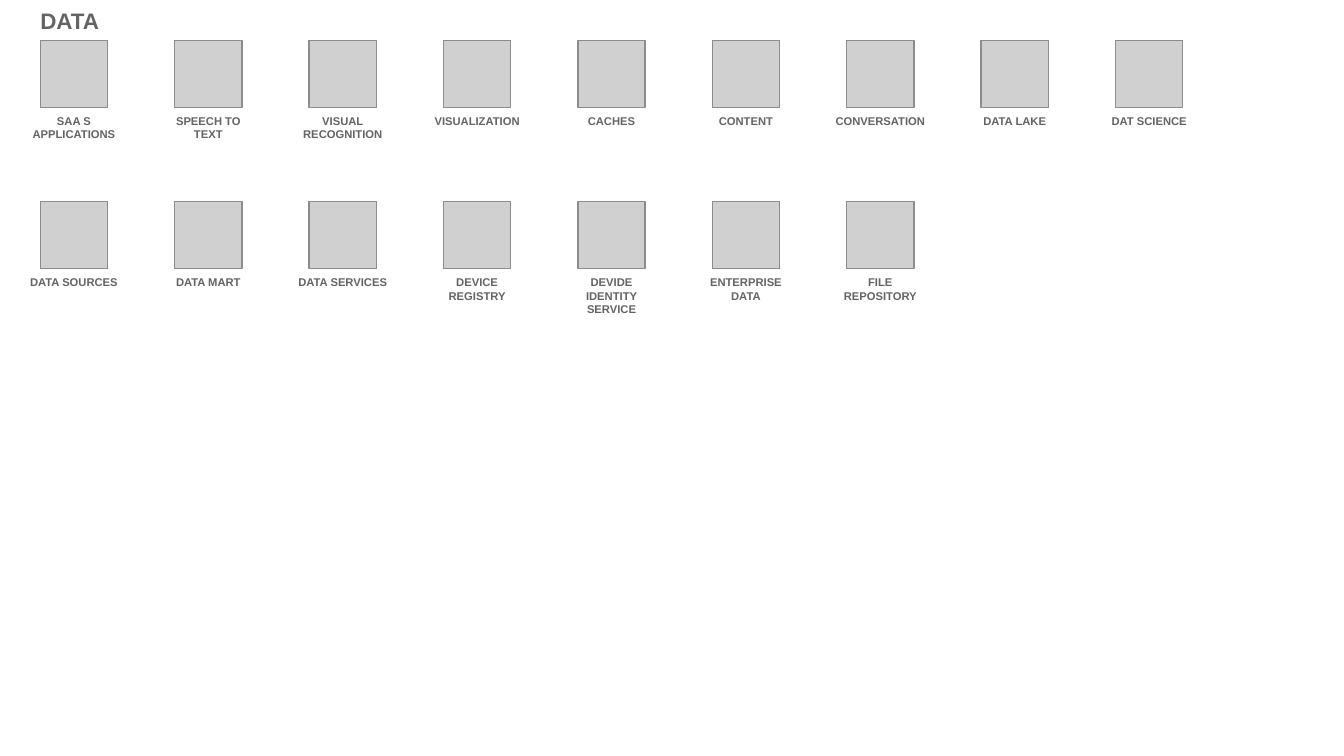
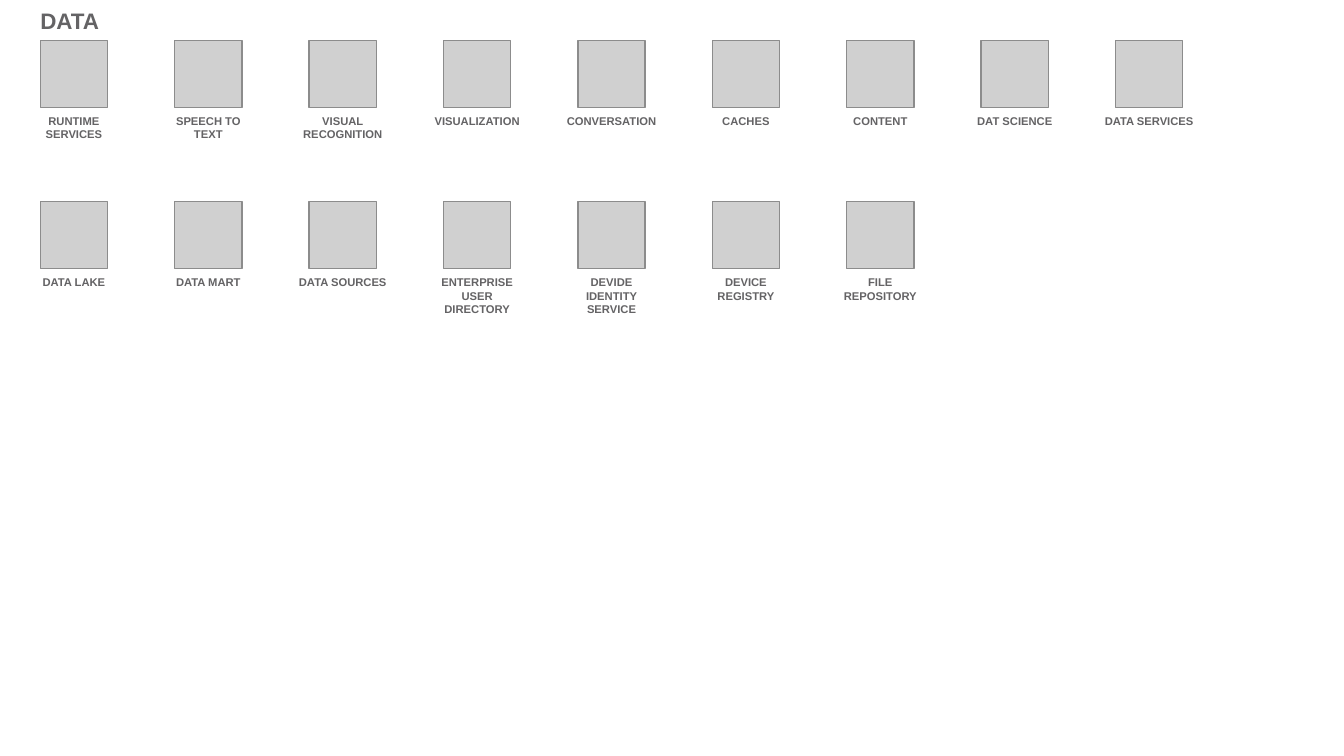
Before and after one commit to l2fprod/myarchitecture, a slide deck: slide 15 of mycatalog-architecture-diagram-template.pptx. Drawn at 1344x756 pixels with LibreOffice and Linux fonts; fonts in the diff are those of the drawing; grey boxes stand for pictures. Boxes give left, top, right and bottom in pixels: in the first picture for what was removed or moved away, otherwise in the second. Text is boxed around its words. In the diff, an @@ line names an element or a change of style, - is before the commit and + after.

```diff
--- a/mycatalog-architecture-diagram-template.pptx
+++ b/mycatalog-architecture-diagram-template.pptx
@@ text at (x1=46, y1=117, x2=102, y2=138): text changed @@
-SAA S APPLICATIONS
+RUNTIME SERVICES
@@ text "CONVERSATION" moved from (x1=836, y1=117, x2=925, y2=125) to (x1=567, y1=117, x2=656, y2=125) @@
@@ text "CACHES" moved from (x1=588, y1=117, x2=635, y2=125) to (x1=722, y1=117, x2=769, y2=125) @@
@@ text "CONTENT" moved from (x1=719, y1=117, x2=773, y2=125) to (x1=853, y1=117, x2=907, y2=125) @@
@@ text "DAT SCIENCE" moved from (x1=1112, y1=117, x2=1187, y2=125) to (x1=977, y1=117, x2=1052, y2=125) @@
@@ text at (x1=1105, y1=117, x2=1193, y2=125): text changed @@
-DATA LAKE
+DATA SERVICES
@@ text at (x1=43, y1=278, x2=105, y2=286): text changed @@
-DATA SOURCES
+DATA LAKE
@@ text at (x1=299, y1=278, x2=386, y2=286): text changed @@
-DATA SERVICES
+DATA SOURCES
@@ text at (x1=441, y1=278, x2=513, y2=313): text changed @@
-DEVICE REGISTRY
+ENTERPRISE USER DIRECTORY
@@ text at (x1=717, y1=278, x2=774, y2=300): text changed @@
-ENTERPRISE DATA
+DEVICE REGISTRY
```
Also in this commit, not shown: 15 other slides changed, 1 slide added, 1 slide removed.
